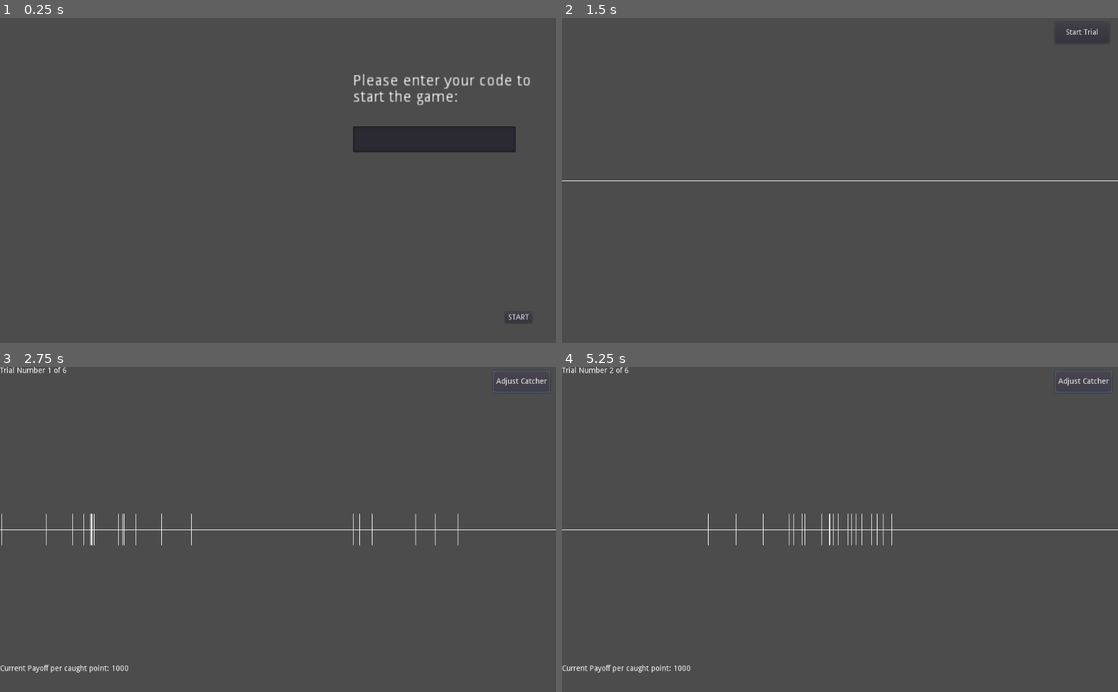
Above: before the commit, frames 1-4 (two rows, left to right).
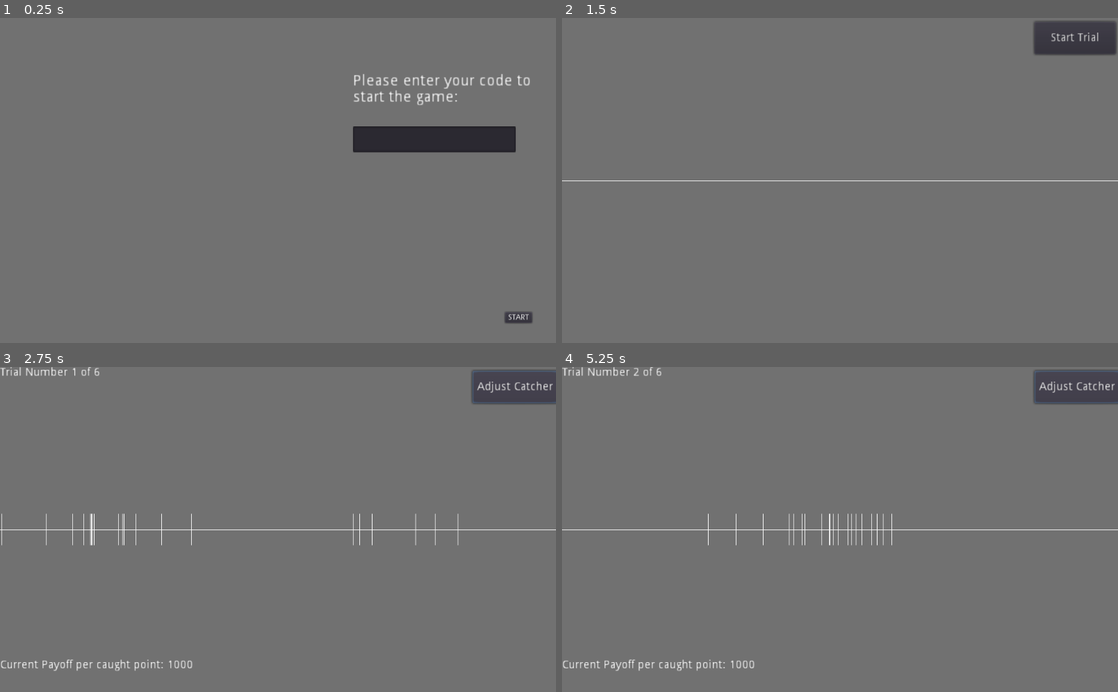
Above: after the commit, the same moments.

Repository: pb6191/bimodalGame
Game: Godot game, scene res://Menu.tscn
Same seed, same stepped clock (60 frames per second), same inputs: the game is played once before the commit and once after it.
Inputs (mouse positions are in pixels of both pictures, inside the frame that each line leads up to):
- Up to frame 1 (0.25 s): no input
- Up to frame 2 (1.5 s): click (995, 138) at 0.52 s; type "12" at 0.6 s; click "START" at 1.25 s
- Up to frame 3 (2.75 s): click "Start Trial" at 2 s
- Up to frame 4 (5.25 s): click "Adjust Catcher" at 2.75 s; click "See Result" at 3.5 s; click "Display Graph" at 4.25 s; click "Start Trial" at 5 s

The runs differ from the first frame. In frame 1, 97% of the frame differs, in the area x 0-100%, y 0-100%; in frame 2, 98%; in frame 3, 98%; in frame 4, 98%.

Commit message:
add varying variances

Diff:
--- a/IntermidScrn.gd
+++ b/IntermidScrn.gd
@@ -20,7 +20,7 @@
 	global.disArr = ["500", "0", "250", "200", "300", "400"]
 	#std dev is doubled if the distance between peaks is 0
 	#separate logic if distance >= 600
-	global.devArr = ["83"]
+	global.devArr = ["83", "28", "56"]
 	global.proArr = ["50"]
 	#global.catArr = ["332", "832"]
 	global.catArr = ["150"]
--- a/Main.gd
+++ b/Main.gd
@@ -493,13 +493,14 @@
 		$"SpinBox".visible = true
 		$"Button".text = txt2
 	if $"Button".text == txt2 and freshPress == true:
+		var startingCatcherWidth = (randi() % 1000) + 1
 		$"ItemList".visible = false
 		freshPress = false
 		modesSaid = $"SpinBox".value
 		$"RichTextLabel4".visible = false
 		$"SpinBox".visible = false
 		$"RichTextLabel5".visible = true
-		$"SpinBox2".value = 150
+		$"SpinBox2".value = startingCatcherWidth
 		$"SpinBox2".visible = true
 		changeWidth = 1
 		#$"CheckBox".pressed = true
@@ -508,7 +509,7 @@
 		#$"CheckBox3".visible = true
 		var randPosnCatcher = (randi() % 1000) + 1
 		startingCatcherWidth = int(FULLcatArr1[FULLindexArr1[trialNum]]/2)
-		catcherCost = 150
+		catcherCost = startingCatcherWidth
 		$"Sprite2".position.x = randPosnCatcher - startingCatcherWidth
 		$"Sprite3".position.x = randPosnCatcher + startingCatcherWidth
 		$"Sprite4".position.x = ($"Sprite3".position.x + $"Sprite2".position.x)/2
@@ -548,7 +549,7 @@
 		$"ItemList".add_item(str(caughtIn1+caughtIn2), null, false)
 		$"ItemList".add_item(str((caughtIn1+caughtIn2)*payoffTrial), null, false)
 
-		if global.numPlayed == 1 and (trialNum+1) == 50:
+		if global.numPlayed == 1 and (trialNum+1) == 150:
 			global.sess1var1 = str(caughtIn1)
 			global.sess1var2 = str(caughtIn1 * payoffTrial)
 			global.sess1var3 = str(caughtIn2)
@@ -556,7 +557,7 @@
 			global.sess1var5 = str(caughtIn1+caughtIn2)
 			global.sess1var6 = str((caughtIn1+caughtIn2)*payoffTrial)
 
-		if global.numPlayed == 2 and (trialNum+1) == 50:
+		if global.numPlayed == 2 and (trialNum+1) == 150:
 			global.sess2var1 = str(caughtIn1)
 			global.sess2var2 = str(caughtIn1 * payoffTrial)
 			global.sess2var3 = str(caughtIn2)
@@ -569,7 +570,7 @@
 		saveOutput.append(time_return2+","+str(trialNum+1)+ "," + str(timeElapsedSinceGameStart) + "," + str(timeElapsedSince …(515 unchanged characters)…
 		timeElapsedSinceLastLog = 0
 
-		if global.playItertn == 1:
+		if (global.playItertn == 1) or ("testing" in global.participCode):
 			$"Button".text = txt3mid
 		else:
 			if (trialNum+1)==totalTrials:
@@ -607,10 +608,17 @@
 				get_tree().change_scene("res://Intermid.tscn")
 			else:
 				if global.numPlayed == 1:
+					global.sess2var1 = str(0) # keeping just one catcher game for now, remove this line and uncomment 'Menu2' for one+two cather game
+					global.sess2var2 = str(0) # keeping just one catcher game for now, remove this line and uncomment 'Menu2' for one+two cather game
+					global.sess2var3 = str(0) # keeping just one catcher game for now, remove this line and uncomment 'Menu2' for one+two cather game
+					global.sess2var4 = str(0) # keeping just one catcher game for now, remove this line and uncomment 'Menu2' for one+two cather game
+					global.sess2var5 = str(0) # keeping just one catcher game for now, remove this line and uncomment 'Menu2' for one+two cather game
+					global.sess2var6 = str(0) # keeping just one catcher game for now, remove this line and uncomment 'Menu2' for one+two cather game
+					get_tree().change_scene("res://Closing.tscn") # keeping just one catcher game for now, remove this line and uncomment 'Menu2' for one+two cather game
 					global.catchersAllowed = 2
 					global.numPlayed = 2
 					global.playItertn = 0
-					get_tree().change_scene("res://Menu2.tscn")
+					# get_tree().change_scene("res://Menu2.tscn")
 				else:
 					get_tree().change_scene("res://Closing.tscn")
 		else:
--- a/Main.tscn
+++ b/Main.tscn
@@ -50,33 +50,37 @@
 [node name="RichTextLabel" type="RichTextLabel" parent="."]
 margin_right = 200.0
 margin_bottom = 40.0
+rect_scale = Vector2( 1.5, 1.5 )
 __meta__ = {
 "_edit_use_anchors_": false
 }
 
 [node name="RichTextLabel3" type="RichTextLabel" parent="."]
-margin_top = 550.0
+margin_top = 540.0
 margin_right = 300.0
-margin_bottom = 590.0
+margin_bottom = 580.0
+rect_scale = Vector2( 1.5, 1.5 )
 __meta__ = {
 "_edit_use_anchors_": false
 }
 
 [node name="Button" type="Button" parent="."]
-margin_left = 908.0
+margin_left = 870.0
 margin_top = 7.0
-margin_right = 1008.0
+margin_right = 970.0
 margin_bottom = 47.0
+rect_scale = Vector2( 1.5, 1.5 )
 __meta__ = {
 "_edit_use_anchors_": false
 }
 
 [node name="RichTextLabel2" type="RichTextLabel" parent="."]
 visible = false
-margin_left = 800.0
-margin_top = 550.0
-margin_right = 1000.0
-margin_bottom = 590.0
+margin_left = 720.0
+margin_top = 540.0
+margin_right = 920.0
+margin_bottom = 580.0
+rect_scale = Vector2( 1.5, 1.5 )
 __meta__ = {
 "_edit_use_anchors_": false
 }
--- a/Menu.tscn
+++ b/Menu.tscn
@@ -16,6 +16,9 @@
 margin_right = 300.0
 margin_bottom = 130.0
 text = "Distance between peaks (eg- 500,100)"
+__meta__ = {
+"_edit_use_anchors_": false
+}
 
 [node name="RichTextLabel6" type="RichTextLabel" parent="."]
 margin_left = 400.0
--- a/RichTextLabellast.gd
+++ b/RichTextLabellast.gd
@@ -8,7 +8,7 @@
 
 # Called when the node enters the scene tree for the first time.
 func _ready():
-	$".".text = "Please note down your code - " + global.participCode + ". You will need it for reimbursement. You will be paid for trial #50 in both sessions and your total is as follows:"
+	$".".text = "Please note down your code - " + global.participCode + ". You will need it for reimbursement. You will be paid for trial #50 in session(s) and your total is as follows:"
 	$"../ItemList".add_item(" ", null, false)
 	$"../ItemList".add_item("Points Caught", null, false)
 	$"../ItemList".add_item("Dollar Equivalent", null, false)
--- a/project.godot
+++ b/project.godot
@@ -41,4 +41,5 @@
 
 [rendering]
 
+environment/default_clear_color=Color( 0.447059, 0.447059, 0.447059, 1 )
 environment/default_environment="res://default_env.tres"
Not shown, changed: export_presets.cfg
